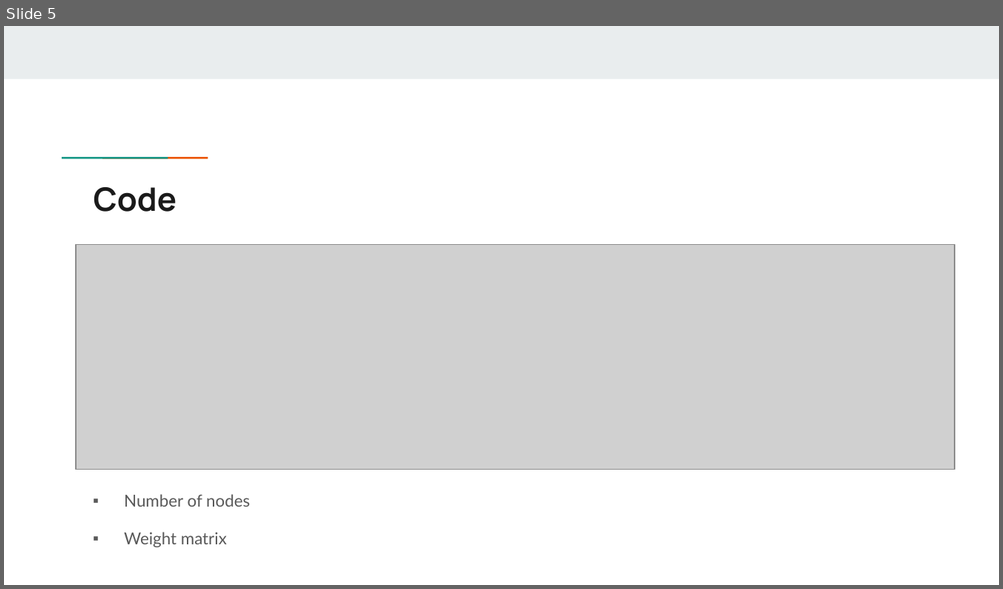
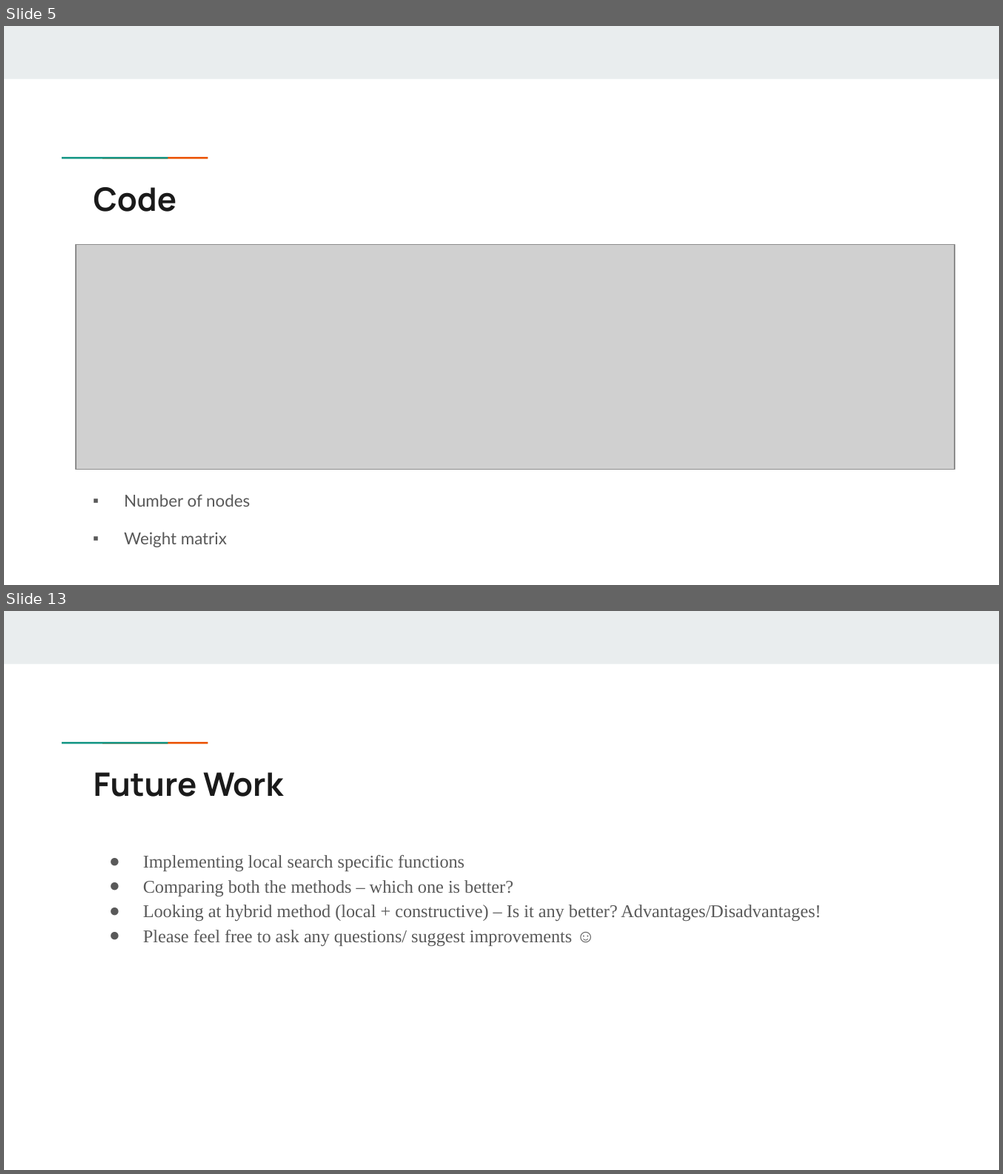
Before and after one commit to GayathriRangu/SIGEVO-Summer-School-S3-2024, a slide deck: presentation_team_2024.pptx. Shown one above the other, each under a label of ours: slide 5 before the commit, slides 5 and 13 after it; the slides between them are not shown. The pictures are 1003x589 and 1003x1174 pixels, drawn with LibreOffice and Linux fonts; fonts in the diff are those of the drawing; grey boxes stand for pictures. Boxes give left, top, right and bottom in pixels: in the first picture for what was removed or moved away, otherwise in the second. Text is boxed around its words. In the diff, an @@ line names an element or a change of style, - is before the commit and + after.

```diff
--- a/presentation_team_2024.pptx
+++ b/presentation_team_2024.pptx
@@ slide 13 added at <box>4,611,999,1170</box>, background #FFFFFF; not listed: 3 template elements that a slide beside it also shows @@
@@ title added at <box>94,772,283,797</box>, 23.4 pt, text #1A1A1A, bold @@
+Future Work
@@ text added at <box>143,855,820,946</box>, 13 pt, text #595959 @@
+● Implementing local search specific functions
+● Comparing both the methods – which one is better?
+● Looking at hybrid method (local + constructive) – Is it any better? Advantages/Disadvantages!
+● Please feel free to ask any questions/ suggest improvements ☺
```
Also in this commit, not shown: 9 slides changed, 3 other files.
